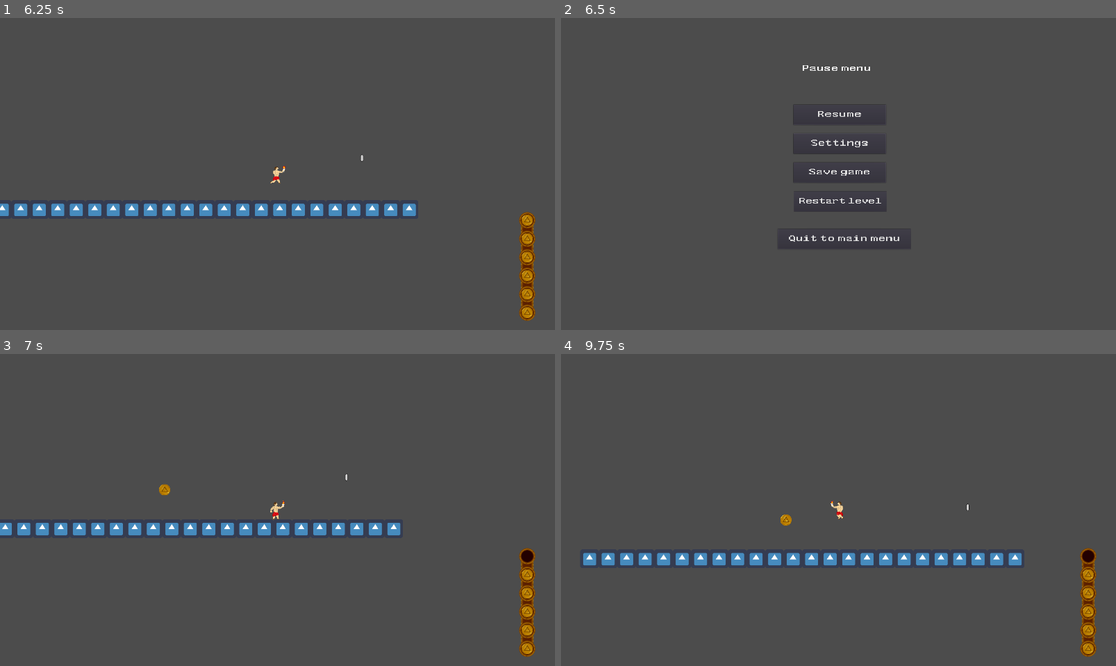
Above: before the commit, frames 1-4 (two rows, left to right).
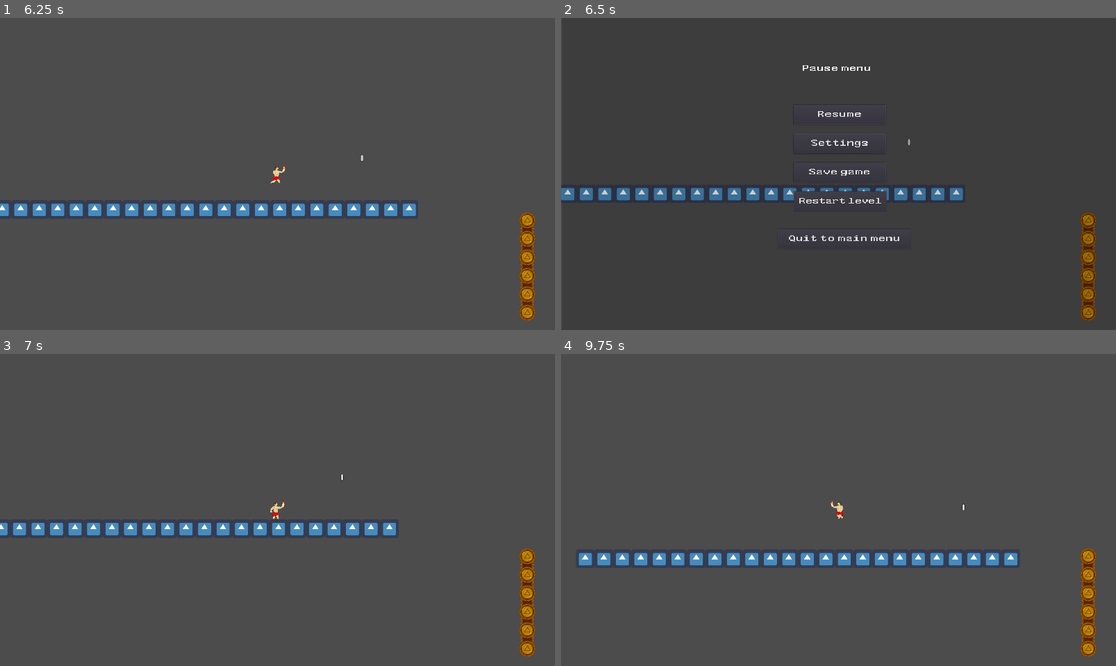
Above: after the commit, the same moments.

Repository: Shapkofil/prometheus
Game: Godot game, scene res://UI/MainMenu.tscn
Two runs of this game, one before a commit and one after it. Both use one fixed random seed, a clock stepped at 60 frames per second and the inputs below. The engine's default icon, where the game draws it, is replaced by a stand-in: a white triangle on a blue panel in a dark square.
Inputs:
- Up to frame 1 (6.25 s): click "Settings" at 0.5 s; click "Back" at 1.25 s; click "Play" at 2 s; hold Right (ui_right) 2.78-4.28 s; tap Up (ui_up) at 3.02, 3.77, 5.27, 6.02 s; hold Left (ui_left) 4.28-5.03 s; hold Right (ui_right) from 5.03 s (still down)
- Up to frame 2 (6.5 s): keep holding Right (ui_right); tap Escape (ui_pause, bound only after the commit) at 6.4 s
- Up to frame 3 (7 s): release Right (ui_right) at 6.5 s; click "Resume" at 6.5 s
- Up to frame 4 (9.75 s): tap Enter at 7.25 s; hold Left (ui_left) 7.28-8.03 s; tap Up (ui_up) at 7.52, 9.02 s; hold Right (ui_right) 8.03-8.78 s; hold Left (ui_left) from 8.78 s (still down)

Frame 1 is identical in both runs. In frame 2, 4.5% of the frame differs, in the area x 0-97%, y 38-98%; in frame 3, 1.9%; in frame 4, 2.2%.

Commit message:
Fixed pause menu

Diff:
--- /dev/null
+++ b/Prometheus/CanvasLayer.gd
@@ -0,0 +1,38 @@
+extends CanvasLayer
+
+var isPaused
+
+func _ready():
+	pass
+
+
+func _input(event):
+	if event.is_action_pressed("ui_pause"):
+		isPaused = not get_tree().paused
+		get_tree().paused = not get_tree().paused
+		get_child(0).visible = isPaused
+
+
+func _on_Resume_pressed():
+	get_tree().paused = not get_tree().paused
+	get_child(0).visible = not isPaused
+
+
+
+func _on_Settings_pressed():
+# warning-ignore:return_value_discarded
+	get_tree().change_scene("res://UI/Settings.tscn")
+
+
+func _on_RestartLevel_pressed():
+	GlobalVars.playerSavedPosition = [100, 0]
+	get_tree().paused = false
+# warning-ignore:return_value_discarded
+	get_tree().change_scene("res://Node2D.tscn")
+
+
+func _on_QuitToMain_pressed():
+	get_tree().paused = false
+	GlobalVars.playerSavedPosition = [100, 0]
+# warning-ignore:return_value_discarded
+	get_tree().change_scene("res://UI/MainMenu.tscn")
--- a/Prometheus/Node2D.tscn
+++ b/Prometheus/Node2D.tscn
@@ -8,6 +8,12 @@
 [ext_resource path="res://Presets/Interactable/Mirror.gd" type="Script" id=6]
 [ext_resource path="res://Assets/Fire Bar/firebar.png" type="Texture" id=7]
 [ext_resource path="res://Assets/mirror.png" type="Texture" id=8]
+[ext_resource path="res://UI/west_england.ttf" type="DynamicFontData" id=9]
+[ext_resource path="res://UI/QuitToMain.gd" type="Script" id=10]
+[ext_resource path="res://UI/PauseMenu.gd" type="Script" id=11]
+[ext_resource path="res://UI/SettingsMenu.gd" type="Script" id=12]
+[ext_resource path="res://Resume.gd" type="Script" id=13]
+[ext_resource path="res://CanvasLayer.gd" type="Script" id=14]
 
 [sub_resource type="Shader" id=1]
 code = "shader_type canvas_item;
@@ -111,6 +117,30 @@
 "speed": 5.0
 } ]
 
+[sub_resource type="DynamicFont" id=8]
+size = 40
+font_data = ExtResource( 9 )
+
+[sub_resource type="DynamicFont" id=9]
+size = 40
+font_data = ExtResource( 9 )
+
+[sub_resource type="DynamicFont" id=10]
+size = 40
+font_data = ExtResource( 9 )
+
+[sub_resource type="DynamicFont" id=11]
+size = 40
+font_data = ExtResource( 9 )
+
+[sub_resource type="DynamicFont" id=12]
+size = 38
+font_data = ExtResource( 9 )
+
+[sub_resource type="DynamicFont" id=13]
+size = 40
+font_data = ExtResource( 9 )
+
 [node name="Node2D" type="Node2D"]
 material = SubResource( 2 )
 
@@ -138,3 +168,105 @@
 
 [node name="AnimatedSprite" type="AnimatedSprite" parent="Coin"]
 frames = SubResource( 7 )
+
+[node name="CanvasLayer" type="CanvasLayer" parent="."]
+pause_mode = 2
+layer = 2
+script = ExtResource( 14 )
+
+[node name="PauseMenu" type="Control" parent="CanvasLayer"]
+visible = false
+anchor_right = 1.0
+anchor_bottom = 1.0
+margin_left = 3.70129
+margin_right = 3.70129
+script = ExtResource( 11 )
+__meta__ = {
+"_edit_use_anchors_": false
+}
+
+[node name="ColorRect" type="ColorRect" parent="CanvasLayer/PauseMenu"]
+anchor_right = 1.0
+anchor_bottom = 1.0
+color = Color( 0, 0, 0, 0.196078 )
+__meta__ = {
+"_edit_use_anchors_": false
+}
+
+[node name="Label" type="Label" parent="CanvasLayer/PauseMenu"]
+margin_left = 830.0
+margin_top = 160.0
+margin_right = 1080.0
+margin_bottom = 220.0
+rect_pivot_offset = Vector2( 125, 30 )
+custom_fonts/font = SubResource( 8 )
+text = "Pause menu"
+__meta__ = {
+"_edit_use_anchors_": false
+}
+
+[node name="Resume" type="Button" parent="CanvasLayer/PauseMenu"]
+margin_left = 800.0
+margin_top = 300.0
+margin_right = 1120.0
+margin_bottom = 370.0
+rect_pivot_offset = Vector2( 160, 35 )
+custom_fonts/font = SubResource( 9 )
+text = "Resume"
+script = ExtResource( 13 )
+__meta__ = {
+"_edit_use_anchors_": false
+}
+
+[node name="Settings" type="Button" parent="CanvasLayer/PauseMenu"]
+margin_left = 800.0
+margin_top = 400.0
+margin_right = 1120.0
+margin_bottom = 470.0
+rect_pivot_offset = Vector2( 160, 35 )
+custom_fonts/font = SubResource( 10 )
+text = "Settings"
+script = ExtResource( 12 )
+__meta__ = {
+"_edit_use_anchors_": false
+}
+
+[node name="SaveGame" type="Button" parent="CanvasLayer/PauseMenu"]
+margin_left = 800.0
+margin_top = 500.0
+margin_right = 1120.0
+margin_bottom = 570.0
+rect_pivot_offset = Vector2( 160, 35 )
+custom_fonts/font = SubResource( 11 )
+text = "Save game"
+__meta__ = {
+"_edit_use_anchors_": false
+}
+
+[node name="RestartLevel" type="Button" parent="CanvasLayer/PauseMenu"]
+margin_left = 801.67
+margin_top = 600.0
+margin_right = 1121.67
+margin_bottom = 670.0
+custom_fonts/font = SubResource( 12 )
+text = "Restart level"
+__meta__ = {
+"_edit_use_anchors_": false
+}
+
+[node name="QuitToMain" type="Button" parent="CanvasLayer/PauseMenu"]
+margin_left = 746.0
+margin_top = 730.0
+margin_right = 1206.0
+margin_bottom = 800.0
+rect_pivot_offset = Vector2( 230, 35 )
+custom_fonts/font = SubResource( 13 )
+text = "Quit to main menu"
+script = ExtResource( 10 )
+__meta__ = {
+"_edit_use_anchors_": false
+}
+[connection signal="pressed" from="CanvasLayer/PauseMenu/Resume" to="CanvasLayer" method="_on_Resume_pressed"]
+[connection signal="pressed" from="CanvasLayer/PauseMenu/Settings" to="CanvasLayer" method="_on_Settings_pressed"]
+[connection signal="pressed" from="CanvasLayer/PauseMenu/RestartLevel" to="CanvasLayer" method="_on_RestartLevel_pressed"]
+[connection signal="pressed" from="CanvasLayer/PauseMenu/QuitToMain" to="CanvasLayer" method="_on_QuitToMain_pressed"]
--- a/Prometheus/Player/player.gd
+++ b/Prometheus/Player/player.gd
@@ -35,6 +35,8 @@
 	var positionX = GlobalVars.playerSavedPosition[0]
 	var positionY = GlobalVars.playerSavedPosition[1]
 	position = Vector2(positionX, positionY)
+	GlobalVars.lastScene = "res://Node2D.tscn"
+	get_tree().paused = false
 
 var fire_subscribers = []
 
@@ -107,7 +109,4 @@
 	on_air_time += delta
 	prev_jump_pressed = jump
 
-	if Input.is_key_pressed(KEY_ESCAPE):
-		get_tree().change_scene("res://UI/PauseMenu.tscn")
-
 	GlobalVars.playerSavedPosition = get_position()
--- /dev/null
+++ b/Prometheus/Resume.gd
@@ -0,0 +1,10 @@
+extends Button
+
+func _ready():
+	pass
+
+
+func _on_Resume_pressed():
+	get_tree().paused = not get_tree().paused
+	visible = not get_tree().paused
+	print("Resume clicked!")
--- a/Prometheus/UI/MainMenu.gd
+++ b/Prometheus/UI/MainMenu.gd
@@ -11,4 +11,8 @@
 	GlobalVars.lastScene = "res://UI/MainMenu.tscn"
 
 func _on_Play_pressed():
-	get_tree().change_scene("res://UI/PauseMenu.tscn")
+	get_tree().change_scene("res://Node2D.tscn")
+
+
+func _on_Settings_pressed():
+	get_tree().change_scene("res://UI/Settings.tscn")
--- a/Prometheus/UI/MainMenu.tscn
+++ b/Prometheus/UI/MainMenu.tscn
@@ -19,6 +19,7 @@
 font_data = ExtResource( 1 )
 
 [node name="MainMenu" type="Control"]
+pause_mode = 2
 script = ExtResource( 5 )
 __meta__ = {
 "_edit_use_anchors_": false
@@ -65,5 +66,5 @@
 }
 [connection signal="pressed" from="Play" to="Play" method="_on_Play_pressed"]
 [connection signal="pressed" from="Play" to="." method="_on_Play_pressed"]
-[connection signal="pressed" from="Settings" to="Settings" method="_on_Settings_pressed"]
+[connection signal="pressed" from="Settings" to="." method="_on_Settings_pressed"]
 [connection signal="pressed" from="Exit" to="Exit" method="_on_Exit_pressed"]
--- a/Prometheus/UI/PauseMenu.gd
+++ b/Prometheus/UI/PauseMenu.gd
@@ -1,13 +1,39 @@
 extends Control
 
+var isPaused
 
 func _ready():
-	GlobalVars.lastScene = "res://UI/PauseMenu.tscn"
-
-func _on_Resume_pressed():
-	get_tree().change_scene("res://Node2D.tscn")
+	GlobalVars.lastScene = "res://Node2D.tscn"
 
 
-func _on_RestartLevel_pressed():
-	GlobalVars.playerSavedPosition = [100, 0]
-	get_tree().change_scene("res://Node2D.tscn")
+#func _input(event):
+#	if event.is_action_pressed("ui_pause"):
+#		isPaused = not get_tree().paused
+#		get_tree().paused = not get_tree().paused
+#		visible = isPaused
+#
+#
+#func _on_Resume_pressed():
+#	get_tree().paused = not get_tree().paused
+#	visible = not isPaused
+#	print("Resume clicked!")
+#
+#
+#
+#func _on_Settings_pressed():
+## warning-ignore:return_value_discarded
+#	get_tree().change_scene("res://UI/Settings.tscn")
+#
+#
+#func _on_RestartLevel_pressed():
+#	GlobalVars.playerSavedPosition = [100, 0]
+#	get_tree().paused = false
+## warning-ignore:return_value_discarded
+#	get_tree().change_scene("res://Node2D.tscn")
+#	print("Restart clicked!")
+#
+#
+#func _on_QuitToMain_pressed():
+#	GlobalVars.playerSavedPosition = [100, 0]
+## warning-ignore:return_value_discarded
+#	get_tree().change_scene("res://UI/MainMenu.tscn")
--- a/Prometheus/UI/PauseMenu.tscn
+++ b/Prometheus/UI/PauseMenu.tscn
@@ -5,31 +5,32 @@
 [ext_resource path="res://UI/SettingsMenu.gd" type="Script" id=3]
 [ext_resource path="res://UI/PauseMenu.gd" type="Script" id=4]
 
-[sub_resource type="DynamicFont" id=1]
+[sub_resource type="DynamicFont" id=8]
 size = 40
 font_data = ExtResource( 1 )
 
-[sub_resource type="DynamicFont" id=2]
+[sub_resource type="DynamicFont" id=9]
 size = 40
 font_data = ExtResource( 1 )
 
-[sub_resource type="DynamicFont" id=3]
+[sub_resource type="DynamicFont" id=10]
 size = 40
 font_data = ExtResource( 1 )
 
-[sub_resource type="DynamicFont" id=4]
+[sub_resource type="DynamicFont" id=11]
 size = 40
 font_data = ExtResource( 1 )
 
-[sub_resource type="DynamicFont" id=5]
+[sub_resource type="DynamicFont" id=12]
 size = 38
 font_data = ExtResource( 1 )
 
-[sub_resource type="DynamicFont" id=6]
+[sub_resource type="DynamicFont" id=13]
 size = 40
 font_data = ExtResource( 1 )
 
 [node name="PauseMenu" type="Control"]
+pause_mode = 2
 anchor_right = 1.0
 anchor_bottom = 1.0
 margin_left = 3.70129
@@ -40,36 +41,39 @@
 }
 
 [node name="Label" type="Label" parent="."]
+pause_mode = 2
 margin_left = 830.0
 margin_top = 160.0
 margin_right = 1080.0
 margin_bottom = 220.0
 rect_pivot_offset = Vector2( 125, 30 )
-custom_fonts/font = SubResource( 1 )
+custom_fonts/font = SubResource( 8 )
 text = "Pause menu"
 __meta__ = {
 "_edit_use_anchors_": false
 }
 
 [node name="Resume" type="Button" parent="."]
+pause_mode = 2
 margin_left = 800.0
 margin_top = 300.0
 margin_right = 1120.0
 margin_bottom = 370.0
 rect_pivot_offset = Vector2( 160, 35 )
-custom_fonts/font = SubResource( 2 )
+custom_fonts/font = SubResource( 9 )
 text = "Resume"
 __meta__ = {
 "_edit_use_anchors_": false
 }
 
 [node name="Settings" type="Button" parent="."]
+pause_mode = 2
 margin_left = 800.0
 margin_top = 400.0
 margin_right = 1120.0
 margin_bottom = 470.0
 rect_pivot_offset = Vector2( 160, 35 )
-custom_fonts/font = SubResource( 3 )
+custom_fonts/font = SubResource( 10 )
 text = "Settings"
 script = ExtResource( 3 )
 __meta__ = {
@@ -77,34 +81,43 @@
 }
 
 [node name="SaveGame" type="Button" parent="."]
+pause_mode = 2
 margin_left = 800.0
 margin_top = 500.0
 margin_right = 1120.0
 margin_bottom = 570.0
 rect_pivot_offset = Vector2( 160, 35 )
-custom_fonts/font = SubResource( 4 )
+custom_fonts/font = SubResource( 11 )
 text = "Save game"
+__meta__ = {
+"_edit_use_anchors_": false
+}
 
 [node name="RestartLevel" type="Button" parent="."]
+pause_mode = 2
 margin_left = 801.67
 margin_top = 600.0
 margin_right = 1121.67
 margin_bottom = 670.0
-custom_fonts/font = SubResource( 5 )
+custom_fonts/font = SubResource( 12 )
 text = "Restart level"
 __meta__ = {
 "_edit_use_anchors_": false
 }
 
 [node name="QuitToMain" type="Button" parent="."]
+pause_mode = 2
 margin_left = 746.0
 margin_top = 730.0
 margin_right = 1206.0
 margin_bottom = 800.0
 rect_pivot_offset = Vector2( 230, 35 )
-custom_fonts/font = SubResource( 6 )
+custom_fonts/font = SubResource( 13 )
 text = "Quit to main menu"
 script = ExtResource( 2 )
+__meta__ = {
+"_edit_use_anchors_": false
+}
 [connection signal="pressed" from="Resume" to="." method="_on_Resume_pressed"]
 [connection signal="pressed" from="Settings" to="Settings" method="_on_Settings_pressed"]
 [connection signal="pressed" from="RestartLevel" to="." method="_on_RestartLevel_pressed"]
--- a/Prometheus/UI/QuitToMain.gd
+++ b/Prometheus/UI/QuitToMain.gd
@@ -9,9 +9,3 @@
 # Called when the node enters the scene tree for the first time.
 func _ready():
 	pass # Replace with function body.
-
-
-
-func _on_QuitToMain_pressed():
-	GlobalVars.playerSavedPosition = [100, 0]
-	get_tree().change_scene("res://UI/MainMenu.tscn")
--- a/Prometheus/UI/Settings.tscn
+++ b/Prometheus/UI/Settings.tscn
@@ -9,6 +9,7 @@
 font_data = ExtResource( 1 )
 
 [node name="Settings" type="Control"]
+pause_mode = 2
 anchor_right = 1.0
 anchor_bottom = 1.0
 margin_left = -5.84412
--- a/Prometheus/UI/SettingsMenu.gd
+++ b/Prometheus/UI/SettingsMenu.gd
@@ -9,8 +9,3 @@
 # Called when the node enters the scene tree for the first time.
 func _ready():
 	pass
-
-
-
-func _on_Settings_pressed():
-	get_tree().change_scene("res://UI/Settings.tscn")
--- a/Prometheus/project.godot
+++ b/Prometheus/project.godot
@@ -30,6 +30,15 @@
 window/size/borderless=true
 window/size/fullscreen=true
 
+[input]
+
+ui_pause={
+"deadzone": 0.5,
+"events": [ Object(InputEventKey,"resource_local_to_scene":false,"resource_name":"","device":0,"alt":false,"shift":false,"control":false,"meta":false,"command":false,"pressed":false,"scancode":16777217,"unicode":0,"echo":false,"script":null)
+, Object(InputEventKey,"resource_local_to_scene":false,"resource_name":"","device":0,"alt":false,"shift":false,"control":false,"meta":false,"command":false,"pressed":false,"scancode":80,"unicode":0,"echo":false,"script":null)
+ ]
+}
+
 [rendering]
 
 environment/default_environment="res://default_env.tres"
Not shown: 1 places in Prometheus/Node2D.tscn that only renumber resources
